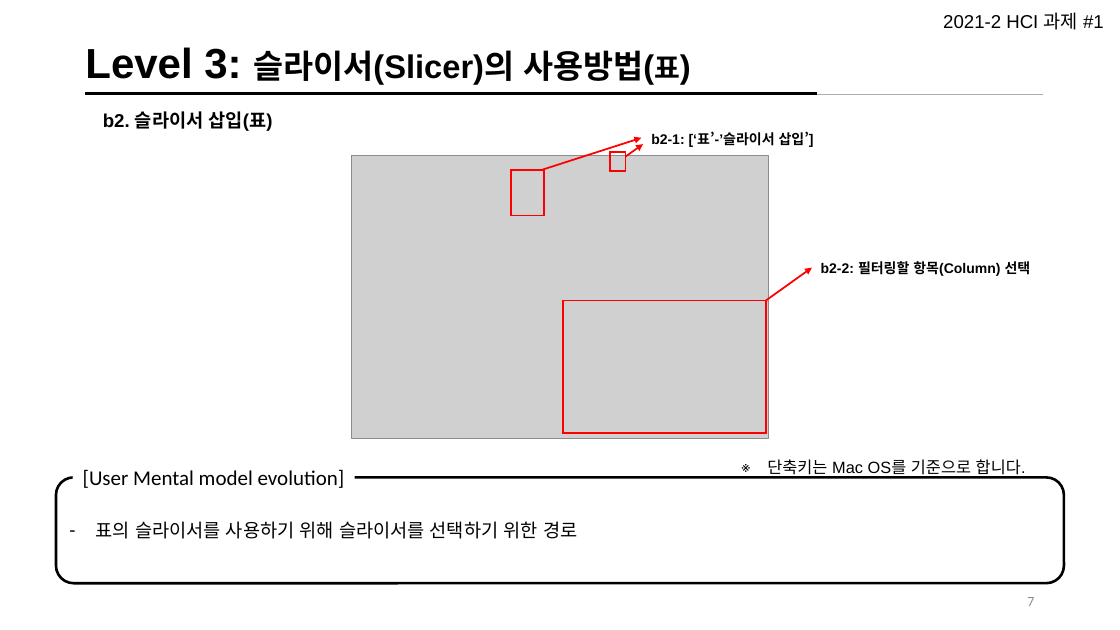
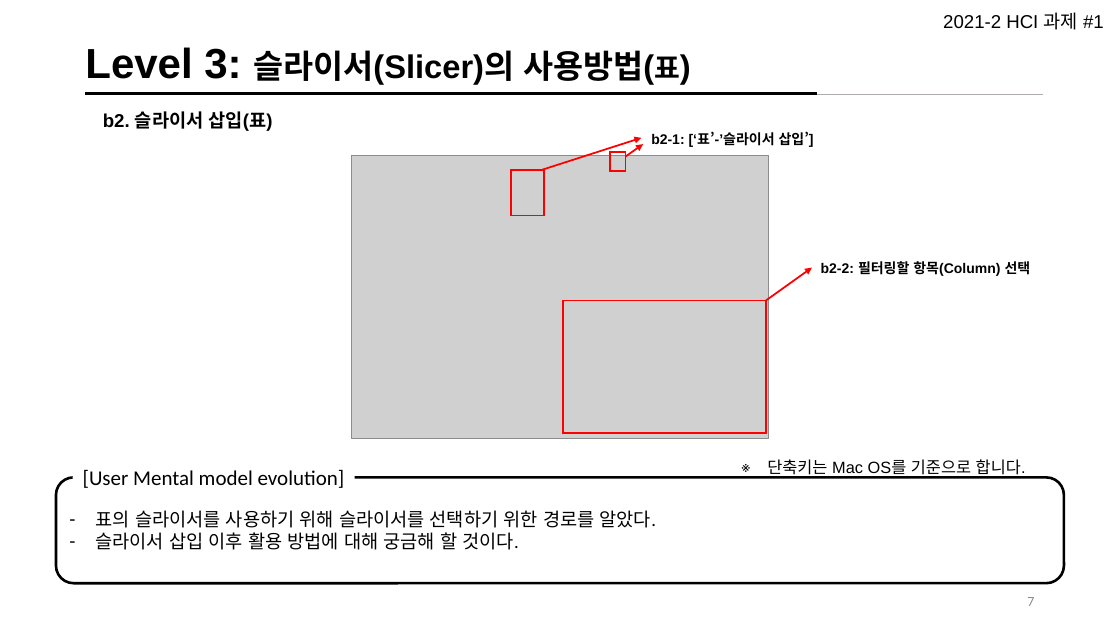
Before and after one commit to Jeeseob/homework2021-2, a slide deck: slide 8 of user-interface/week3/UI_Mental Model_김지섭.pptx. Drawn at 1120x630 pixels with LibreOffice and Linux fonts; fonts in the diff are those of the drawing; grey boxes stand for pictures. Boxes give left, top, right and bottom in pixels: in the first picture for what was removed or moved away, otherwise in the second. Text is boxed around its words. In the diff, an @@ line names an element or a change of style, - is before the commit and + after.

```diff
--- a/user-interface/week3/UI_Mental Model_김지섭.pptx
+++ b/user-interface/week3/UI_Mental Model_김지섭.pptx
@@ text in rounded rectangle at bbox=[96, 510, 656, 550]: text changed @@
-– 표의 슬라이서를 사용하기 위해 슬라이서를 선택하기 위한 경로
+– 표의 슬라이서를 사용하기 위해 슬라이서를 선택하기 위한 경로를 알았다.
+– 슬라이서 삽입 이후 활용 방법에 대해 궁금해 할 것이다.
```
Also in this commit, not shown: 2 other slides changed, 2 other files.
